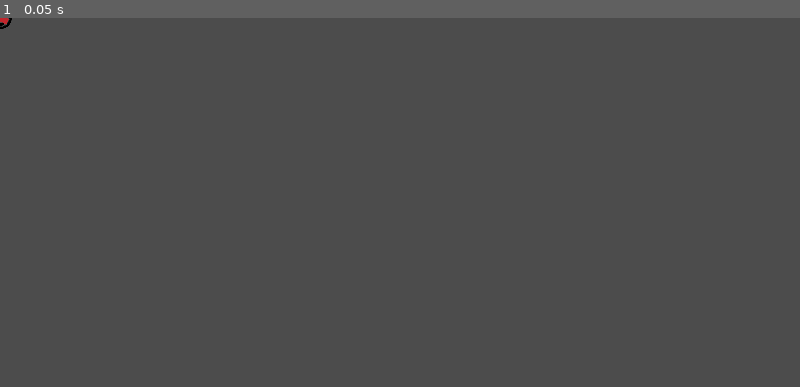
Above: before the commit, frame 1.
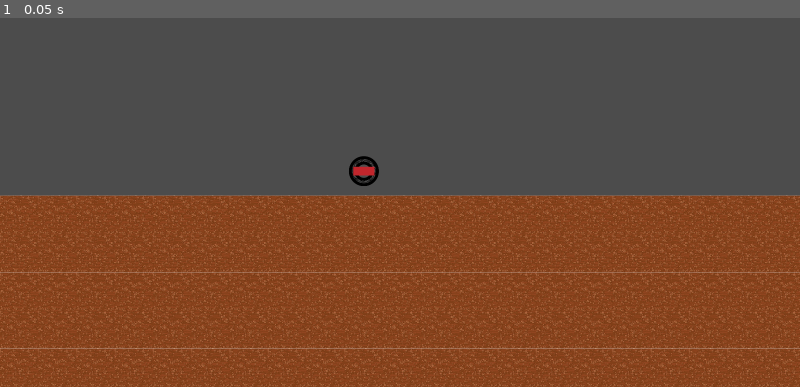
Above: after the commit, the same moment.

Repository: RaiZZerr/Miner
Game: Godot game, scene res://Main.tscn
Same seed, same stepped clock (60 frames per second), same inputs: the game is played once before the commit and once after it. Before the commit the project starts from res://Player/Scene/Player.tscn.
Inputs:
- Up to frame 1 (0.05 s): no input

The runs differ from the first frame. In frame 1, 52% of the frame differs, in the area x 0-100%, y 0-100%.

Commit message:
Add files via upload

Diff:
--- /dev/null
+++ b/Miner/Ground.tscn
@@ -0,0 +1,17 @@
+[gd_scene load_steps=3 format=2]
+
+[ext_resource path="res://Sprites/ground.png" type="Texture" id=1]
+
+[sub_resource type="RectangleShape2D" id=1]
+extents = Vector2( 224, 224 )
+
+[node name="Ground" type="StaticBody2D"]
+
+[node name="Ground" type="Sprite" parent="."]
+position = Vector2( -4.47035e-07, -5.54323e-06 )
+scale = Vector2( 0.248337, 0.243478 )
+texture = ExtResource( 1 )
+
+[node name="CollisionShape2D" type="CollisionShape2D" parent="."]
+scale = Vector2( 0.25, 0.25 )
+shape = SubResource( 1 )
--- /dev/null
+++ b/Miner/Main.tscn
@@ -0,0 +1,324 @@
+[gd_scene load_steps=3 format=2]
+
+[ext_resource path="res://Ground.tscn" type="PackedScene" id=1]
+[ext_resource path="res://Player.tscn" type="PackedScene" id=2]
+
+[node name="Main" type="Node2D"]
+
+[node name="Player" parent="." instance=ExtResource( 2 )]
+position = Vector2( 1064, 448 )
+
+[node name="Ground" parent="." instance=ExtResource( 1 )]
+position = Vector2( 56, 1024 )
+
+[node name="Ground2" parent="." instance=ExtResource( 1 )]
+position = Vector2( 168, 1024 )
+
+[node name="Ground3" parent="." instance=ExtResource( 1 )]
+position = Vector2( 280, 1024 )
+
+[node name="Ground4" parent="." instance=ExtResource( 1 )]
+position = Vector2( 392, 1024 )
+
+[node name="Ground5" parent="." instance=ExtResource( 1 )]
+position = Vector2( 504, 1024 )
+
+[node name="Ground6" parent="." instance=ExtResource( 1 )]
+position = Vector2( 616, 1024 )
+
+[node name="Ground7" parent="." instance=ExtResource( 1 )]
+position = Vector2( 728, 1024 )
+
+[node name="Ground8" parent="." instance=ExtResource( 1 )]
+position = Vector2( 840, 1024 )
+
+[node name="Ground9" parent="." instance=ExtResource( 1 )]
+position = Vector2( 952, 1024 )
+
+[node name="Ground10" parent="." instance=ExtResource( 1 )]
+position = Vector2( 1064, 1024 )
+
+[node name="Ground11" parent="." instance=ExtResource( 1 )]
+position = Vector2( 1176, 1024 )
+
+[node name="Ground12" parent="." instance=ExtResource( 1 )]
+position = Vector2( 1288, 1024 )
+
+[node name="Ground13" parent="." instance=ExtResource( 1 )]
+position = Vector2( 1400, 1024 )
+
+[node name="Ground14" parent="." instance=ExtResource( 1 )]
+position = Vector2( 1512, 1024 )
+
+[node name="Ground15" parent="." instance=ExtResource( 1 )]
+position = Vector2( 1624, 1024 )
+
+[node name="Ground16" parent="." instance=ExtResource( 1 )]
+position = Vector2( 1736, 1024 )
+
+[node name="Ground17" parent="." instance=ExtResource( 1 )]
+position = Vector2( 1848, 1024 )
+
+[node name="Ground18" parent="." instance=ExtResource( 1 )]
+position = Vector2( 1960, 1024 )
+
+[node name="Ground19" parent="." instance=ExtResource( 1 )]
+position = Vector2( 2072, 1024 )
+
+[node name="Ground20" parent="." instance=ExtResource( 1 )]
+position = Vector2( 2184, 1024 )
+
+[node name="Ground21" parent="." instance=ExtResource( 1 )]
+position = Vector2( 2296, 1024 )
+
+[node name="Ground85" parent="." instance=ExtResource( 1 )]
+position = Vector2( 56, 576 )
+
+[node name="Ground86" parent="." instance=ExtResource( 1 )]
+position = Vector2( 168, 576 )
+
+[node name="Ground87" parent="." instance=ExtResource( 1 )]
+position = Vector2( 280, 576 )
+
+[node name="Ground88" parent="." instance=ExtResource( 1 )]
+position = Vector2( 392, 576 )
+
+[node name="Ground89" parent="." instance=ExtResource( 1 )]
+position = Vector2( 504, 576 )
+
+[node name="Ground90" parent="." instance=ExtResource( 1 )]
+position = Vector2( 616, 576 )
+
+[node name="Ground91" parent="." instance=ExtResource( 1 )]
+position = Vector2( 728, 576 )
+
+[node name="Ground92" parent="." instance=ExtResource( 1 )]
+position = Vector2( 840, 576 )
+
+[node name="Ground93" parent="." instance=ExtResource( 1 )]
+position = Vector2( 952, 576 )
+
+[node name="Ground94" parent="." instance=ExtResource( 1 )]
+position = Vector2( 1064, 576 )
+
+[node name="Ground95" parent="." instance=ExtResource( 1 )]
+position = Vector2( 1176, 576 )
+
+[node name="Ground96" parent="." instance=ExtResource( 1 )]
+position = Vector2( 1288, 576 )
+
+[node name="Ground97" parent="." instance=ExtResource( 1 )]
+position = Vector2( 1400, 576 )
+
+[node name="Ground98" parent="." instance=ExtResource( 1 )]
+position = Vector2( 1512, 576 )
+
+[node name="Ground99" parent="." instance=ExtResource( 1 )]
+position = Vector2( 1624, 576 )
+
+[node name="Ground100" parent="." instance=ExtResource( 1 )]
+position = Vector2( 1736, 576 )
+
+[node name="Ground101" parent="." instance=ExtResource( 1 )]
+position = Vector2( 1848, 576 )
+
+[node name="Ground102" parent="." instance=ExtResource( 1 )]
+position = Vector2( 1960, 576 )
+
+[node name="Ground103" parent="." instance=ExtResource( 1 )]
+position = Vector2( 2072, 576 )
+
+[node name="Ground104" parent="." instance=ExtResource( 1 )]
+position = Vector2( 2184, 576 )
+
+[node name="Ground105" parent="." instance=ExtResource( 1 )]
+position = Vector2( 2296, 576 )
+
+[node name="Ground22" parent="." instance=ExtResource( 1 )]
+position = Vector2( 56, 912 )
+
+[node name="Ground23" parent="." instance=ExtResource( 1 )]
+position = Vector2( 168, 912 )
+
+[node name="Ground24" parent="." instance=ExtResource( 1 )]
+position = Vector2( 280, 912 )
+
+[node name="Ground25" parent="." instance=ExtResource( 1 )]
+position = Vector2( 392, 912 )
+
+[node name="Ground26" parent="." instance=ExtResource( 1 )]
+position = Vector2( 504, 912 )
+
+[node name="Ground27" parent="." instance=ExtResource( 1 )]
+position = Vector2( 616, 912 )
+
+[node name="Ground28" parent="." instance=ExtResource( 1 )]
+position = Vector2( 728, 912 )
+
+[node name="Ground29" parent="." instance=ExtResource( 1 )]
+position = Vector2( 840, 912 )
+
+[node name="Ground30" parent="." instance=ExtResource( 1 )]
+position = Vector2( 952, 912 )
+
+[node name="Ground31" parent="." instance=ExtResource( 1 )]
+position = Vector2( 1064, 912 )
+
+[node name="Ground32" parent="." instance=ExtResource( 1 )]
+position = Vector2( 1176, 912 )
+
+[node name="Ground33" parent="." instance=ExtResource( 1 )]
+position = Vector2( 1288, 912 )
+
+[node name="Ground34" parent="." instance=ExtResource( 1 )]
+position = Vector2( 1400, 912 )
+
+[node name="Ground35" parent="." instance=ExtResource( 1 )]
+position = Vector2( 1512, 912 )
+
+[node name="Ground36" parent="." instance=ExtResource( 1 )]
+position = Vector2( 1624, 912 )
+
+[node name="Ground37" parent="." instance=ExtResource( 1 )]
+position = Vector2( 1736, 912 )
+
+[node name="Ground38" parent="." instance=ExtResource( 1 )]
+position = Vector2( 1848, 912 )
+
+[node name="Ground39" parent="." instance=ExtResource( 1 )]
+position = Vector2( 1960, 912 )
+
+[node name="Ground40" parent="." instance=ExtResource( 1 )]
+position = Vector2( 2072, 912 )
+
+[node name="Ground41" parent="." instance=ExtResource( 1 )]
+position = Vector2( 2184, 912 )
+
+[node name="Ground42" parent="." instance=ExtResource( 1 )]
+position = Vector2( 2296, 912 )
+
+[node name="Ground43" parent="." instance=ExtResource( 1 )]
+position = Vector2( 56, 800 )
+
+[node name="Ground44" parent="." instance=ExtResource( 1 )]
+position = Vector2( 168, 800 )
+
+[node name="Ground45" parent="." instance=ExtResource( 1 )]
+position = Vector2( 280, 800 )
+
+[node name="Ground46" parent="." instance=ExtResource( 1 )]
+position = Vector2( 392, 800 )
+
+[node name="Ground47" parent="." instance=ExtResource( 1 )]
+position = Vector2( 504, 800 )
+
+[node name="Ground48" parent="." instance=ExtResource( 1 )]
+position = Vector2( 616, 800 )
+
+[node name="Ground49" parent="." instance=ExtResource( 1 )]
+position = Vector2( 728, 800 )
+
+[node name="Ground50" parent="." instance=ExtResource( 1 )]
+position = Vector2( 840, 800 )
+
+[node name="Ground51" parent="." instance=ExtResource( 1 )]
+position = Vector2( 952, 800 )
+
+[node name="Ground52" parent="." instance=ExtResource( 1 )]
+position = Vector2( 1064, 800 )
+
+[node name="Ground53" parent="." instance=ExtResource( 1 )]
+position = Vector2( 1176, 800 )
+
+[node name="Ground54" parent="." instance=ExtResource( 1 )]
+position = Vector2( 1288, 800 )
+
+[node name="Ground55" parent="." instance=ExtResource( 1 )]
+position = Vector2( 1400, 800 )
+
+[node name="Ground56" parent="." instance=ExtResource( 1 )]
+position = Vector2( 1512, 800 )
+
+[node name="Ground57" parent="." instance=ExtResource( 1 )]
+position = Vector2( 1624, 800 )
+
+[node name="Ground58" parent="." instance=ExtResource( 1 )]
+position = Vector2( 1736, 800 )
+
+[node name="Ground59" parent="." instance=ExtResource( 1 )]
+position = Vector2( 1848, 800 )
+
+[node name="Ground60" parent="." instance=ExtResource( 1 )]
+position = Vector2( 1960, 800 )
+
+[node name="Ground61" parent="." instance=ExtResource( 1 )]
+position = Vector2( 2072, 800 )
+
+[node name="Ground62" parent="." instance=ExtResource( 1 )]
+position = Vector2( 2184, 800 )
+
+[node name="Ground63" parent="." instance=ExtResource( 1 )]
+position = Vector2( 2296, 800 )
+
+[node name="Ground64" parent="." instance=ExtResource( 1 )]
+position = Vector2( 56, 688 )
+
+[node name="Ground65" parent="." instance=ExtResource( 1 )]
+position = Vector2( 168, 688 )
+
+[node name="Ground66" parent="." instance=ExtResource( 1 )]
+position = Vector2( 280, 688 )
+
+[node name="Ground67" parent="." instance=ExtResource( 1 )]
+position = Vector2( 392, 688 )
+
+[node name="Ground68" parent="." instance=ExtResource( 1 )]
+position = Vector2( 504, 688 )
+
+[node name="Ground69" parent="." instance=ExtResource( 1 )]
+position = Vector2( 616, 688 )
+
+[node name="Ground70" parent="." instance=ExtResource( 1 )]
+position = Vector2( 728, 688 )
+
+[node name="Ground71" parent="." instance=ExtResource( 1 )]
+position = Vector2( 840, 688 )
+
+[node name="Ground72" parent="." instance=ExtResource( 1 )]
+position = Vector2( 952, 688 )
+
+[node name="Ground73" parent="." instance=ExtResource( 1 )]
+position = Vector2( 1064, 688 )
+
+[node name="Ground74" parent="." instance=ExtResource( 1 )]
+position = Vector2( 1176, 688 )
+
+[node name="Ground75" parent="." instance=ExtResource( 1 )]
+position = Vector2( 1288, 688 )
+
+[node name="Ground76" parent="." instance=ExtResource( 1 )]
+position = Vector2( 1400, 688 )
+
+[node name="Ground77" parent="." instance=ExtResource( 1 )]
+position = Vector2( 1512, 688 )
+
+[node name="Ground78" parent="." instance=ExtResource( 1 )]
+position = Vector2( 1624, 688 )
+
+[node name="Ground79" parent="." instance=ExtResource( 1 )]
+position = Vector2( 1736, 688 )
+
+[node name="Ground80" parent="." instance=ExtResource( 1 )]
+position = Vector2( 1848, 688 )
+
+[node name="Ground81" parent="." instance=ExtResource( 1 )]
+position = Vector2( 1960, 688 )
+
+[node name="Ground82" parent="." instance=ExtResource( 1 )]
+position = Vector2( 2072, 688 )
+
+[node name="Ground83" parent="." instance=ExtResource( 1 )]
+position = Vector2( 2184, 688 )
+
+[node name="Ground84" parent="." instance=ExtResource( 1 )]
+position = Vector2( 2296, 688 )
--- /dev/null
+++ b/Miner/Player.tscn
@@ -0,0 +1,16 @@
+[gd_scene load_steps=3 format=2]
+
+[ext_resource path="res://Sprites/Player.png" type="Texture" id=1]
+
+[sub_resource type="CircleShape2D" id=1]
+radius = 64.0
+
+[node name="Player" type="KinematicBody2D"]
+
+[node name="Player" type="Sprite" parent="."]
+scale = Vector2( 0.7, 0.7 )
+texture = ExtResource( 1 )
+
+[node name="CollisionShape2D" type="CollisionShape2D" parent="."]
+scale = Vector2( 0.7, 0.7 )
+shape = SubResource( 1 )
--- a/Miner/project.godot
+++ b/Miner/project.godot
@@ -11,42 +11,13 @@
 [application]
 
 config/name="Miner"
-run/main_scene="res://Player/Scene/Player.tscn"
+run/main_scene="res://Main.tscn"
 config/icon="res://icon.png"
 
 [display]
 
 window/size/width=2340
 window/size/height=1080
-window/stretch/mode="2d"
-window/stretch/aspect="keep"
-
-[input]
-
-ui_left={
-"deadzone": 0.5,
-"events": [ Object(InputEventKey,"resource_local_to_scene":false,"resource_name":"","device":0,"alt":false,"shift":false,"control":false,"meta":false,"command":false,"pressed":false,"scancode":65,"physical_scancode":0,"unicode":0,"echo":false,"script":null)
-, Object(InputEventJoypadButton,"resource_local_to_scene":false,"resource_name":"","device":0,"button_index":14,"pressure":0.0,"pressed":false,"script":null)
- ]
-}
-ui_right={
-"deadzone": 0.5,
-"events": [ Object(InputEventKey,"resource_local_to_scene":false,"resource_name":"","device":0,"alt":false,"shift":false,"control":false,"meta":false,"command":false,"pressed":false,"scancode":68,"physical_scancode":0,"unicode":0,"echo":false,"script":null)
-, Object(InputEventJoypadButton,"resource_local_to_scene":false,"resource_name":"","device":0,"button_index":15,"pressure":0.0,"pressed":false,"script":null)
- ]
-}
-ui_up={
-"deadzone": 0.5,
-"events": [ Object(InputEventKey,"resource_local_to_scene":false,"resource_name":"","device":0,"alt":false,"shift":false,"control":false,"meta":false,"command":false,"pressed":false,"scancode":87,"physical_scancode":0,"unicode":0,"echo":false,"script":null)
-, Object(InputEventJoypadButton,"resource_local_to_scene":false,"resource_name":"","device":0,"button_index":12,"pressure":0.0,"pressed":false,"script":null)
- ]
-}
-ui_down={
-"deadzone": 0.5,
-"events": [ Object(InputEventKey,"resource_local_to_scene":false,"resource_name":"","device":0,"alt":false,"shift":false,"control":false,"meta":false,"command":false,"pressed":false,"scancode":83,"physical_scancode":0,"unicode":0,"echo":false,"script":null)
-, Object(InputEventJoypadButton,"resource_local_to_scene":false,"resource_name":"","device":0,"button_index":13,"pressure":0.0,"pressed":false,"script":null)
- ]
-}
 
 [physics]
 
Binary file added: Miner/Sprites/Drill_begginer.png
Not shown, added: Miner/Sprites/Drill_begginer.png.import
Binary file added: Miner/Sprites/Eath_grass_0.png
Not shown, added: Miner/Sprites/Eath_grass_0.png.import
Binary file added: Miner/Sprites/Player.png
Binary file added: Miner/Sprites/ground.png
Not shown, added: Miner/Sprites/ground.png.import
